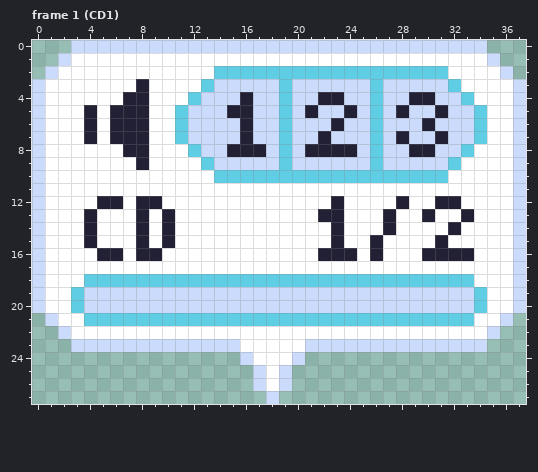
A pixel-art file gets an edit: ExportedAssets/Art/Stereo UI.aseprite. Above is the file before it was changed.
38x28 pixels, 2 frames. Shown: frame 1 (CD1).
The same view after the edit:
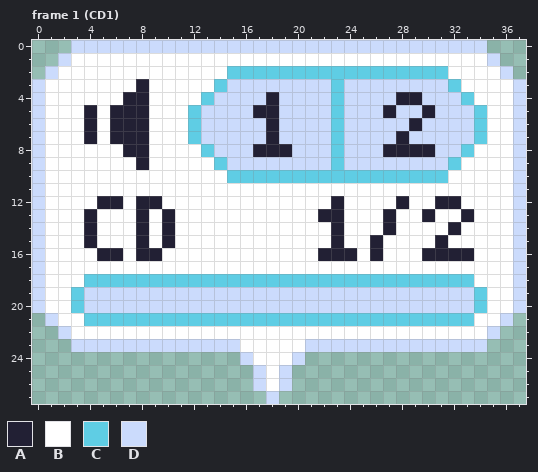
Palette (. is transparent): A #222034  B #ffffff  C #5fcde4  D #cbdbfc
Difference:
--- frame 1 (CD1)
@@ x 9..33 @@
  1 BBBBBBBBBBBBBBBBBBBBBBBBB
- 2 BBBBBCCCCCCCCCCCCCCCCCCBB
- 3 BBBBCDDDDDCDDDDDDCDDDDDCB
- 4 BBBCDDDADDCDDAADDCDDAADDC
- 5 BBCDDDAADDCDADDADCDADDADD
- 6 BBCDDDDADDCDDDADDCDDDADDD
- 7 BBCDDDDADDCDDADDDCDADDADD
- 8 BBBCDDAAADCDAAAADCDDAADDC
- 9 BBBBCDDDDDCDDDDDDCDDDDDCB
-10 BBBBBCCCCCCCCCCCCCCCCCCBB
+ 2 BBBBBBCCCCCCCCCCCCCCCCCBB
+ 3 BBBBBCDDDDDDDDCDDDDDDDDCB
+ 4 BBBBCDDDDADDDDCDDDDAADDDC
+ 5 BBBCDDDDAADDDDCDDDADDADDD
+ 6 BBBCDDDDDADDDDCDDDDDADDDD
+ 7 BBBCDDDDDADDDDCDDDDADDDDD
+ 8 BBBBCDDDAAADDDCDDDAAAADDC
+ 9 BBBBBCDDDDDDDDCDDDDDDDDCB
+10 BBBBBBCCCCCCCCCCCCCCCCCBB
 11 BBBBBBBBBBBBBBBBBBBBBBBBB
Changed places in both pictures, as pixel boxes (x1, y1, x2, y2):
changed: (175, 66, 448, 183)
